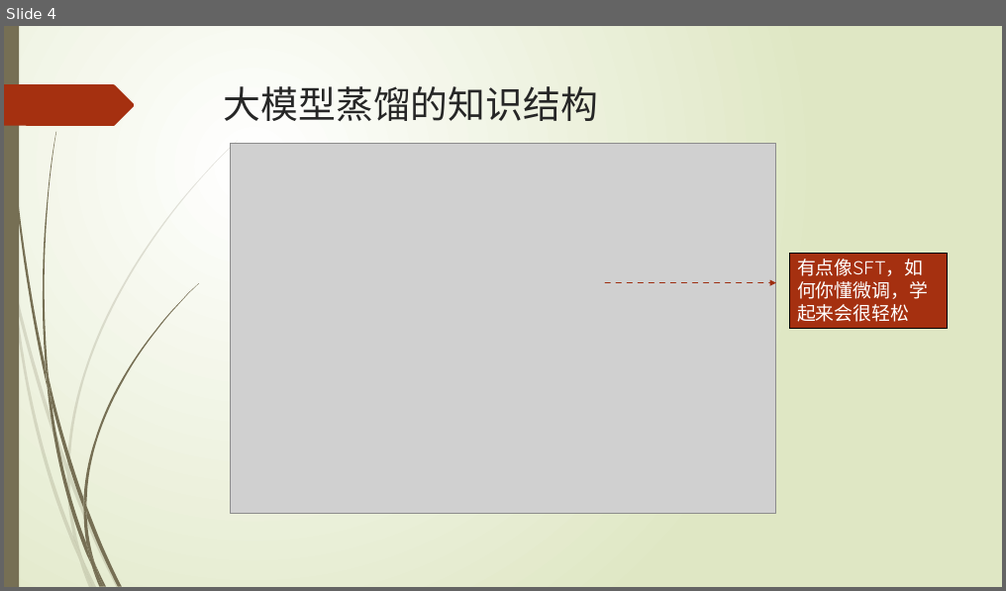
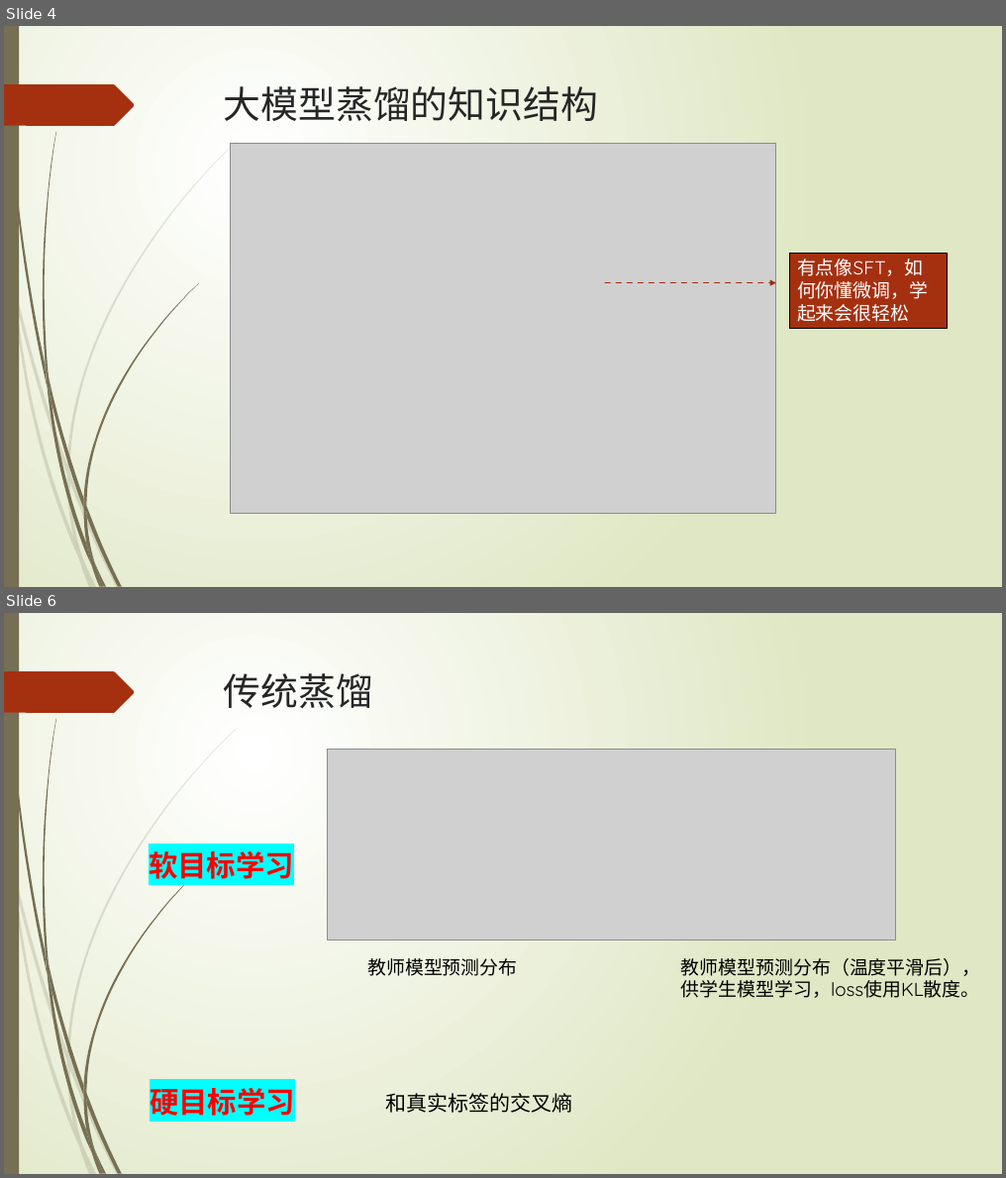
Before and after one commit to datawhalechina/llm-deploy, a slide deck: PPT/distillation.pptx. Shown one above the other, each under a label of ours: slide 4 before the commit, slides 4 and 6 after it; the slides between them are not shown. The pictures are 1006x591 and 1006x1178 pixels, drawn with LibreOffice and Linux fonts; fonts in the diff are those of the drawing; grey boxes stand for pictures. Boxes give left, top, right and bottom in pixels: in the first picture for what was removed or moved away, otherwise in the second. Text is boxed around its words. In the diff, an @@ line names an element or a change of style, - is before the commit and + after.

```diff
--- a/PPT/distillation.pptx
+++ b/PPT/distillation.pptx
@@ slide 6 added at (4, 613, 1002, 1174), background gradient #FFFFFF to #DFE8C4; not listed: 24 template elements that a slide beside it also shows @@
@@ title added at (224, 673, 373, 708), 36 pt, text #262626 @@
+传统蒸馏
@@ picture added at (327, 749, 896, 940) @@
@@ text added at (149, 852, 294, 879), 28 pt, text #FF0000, bold @@
+软目标学习
@@ text added at (367, 959, 517, 976), 18 pt, text #000000 @@
+教师模型预测分布
@@ text added at (681, 959, 980, 998), 18 pt, text #000000 @@
+教师模型预测分布（温度平滑后），供学生模型学习，loss使用KL散度。
@@ text added at (150, 1088, 295, 1116), 28 pt, text #FF0000, bold @@
+硬目标学习
@@ text added at (386, 1093, 573, 1113), 20 pt, text #000000 @@
+和真实标签的交叉熵
```
Also in this commit, not shown: 1 slide changed, 9 other slides added, 1 other file.
